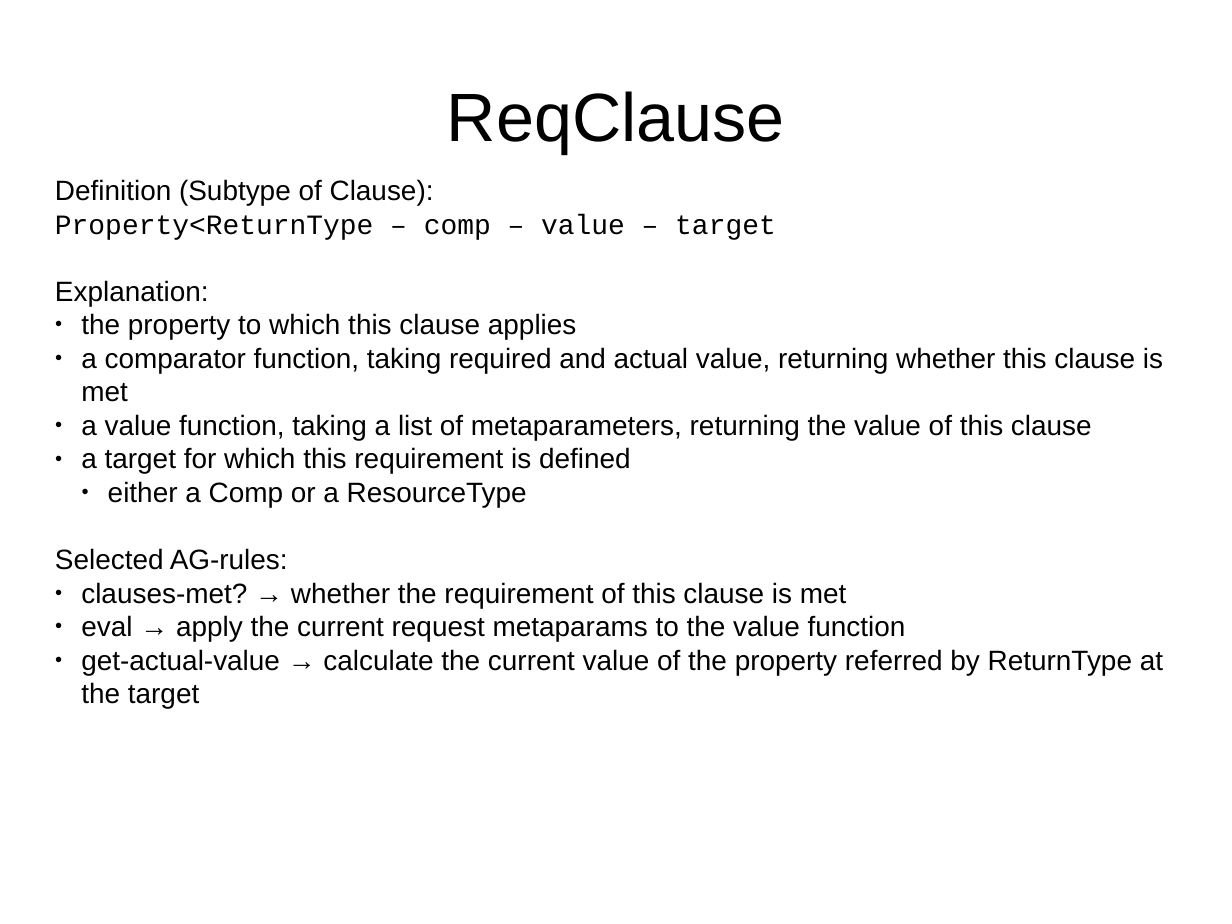
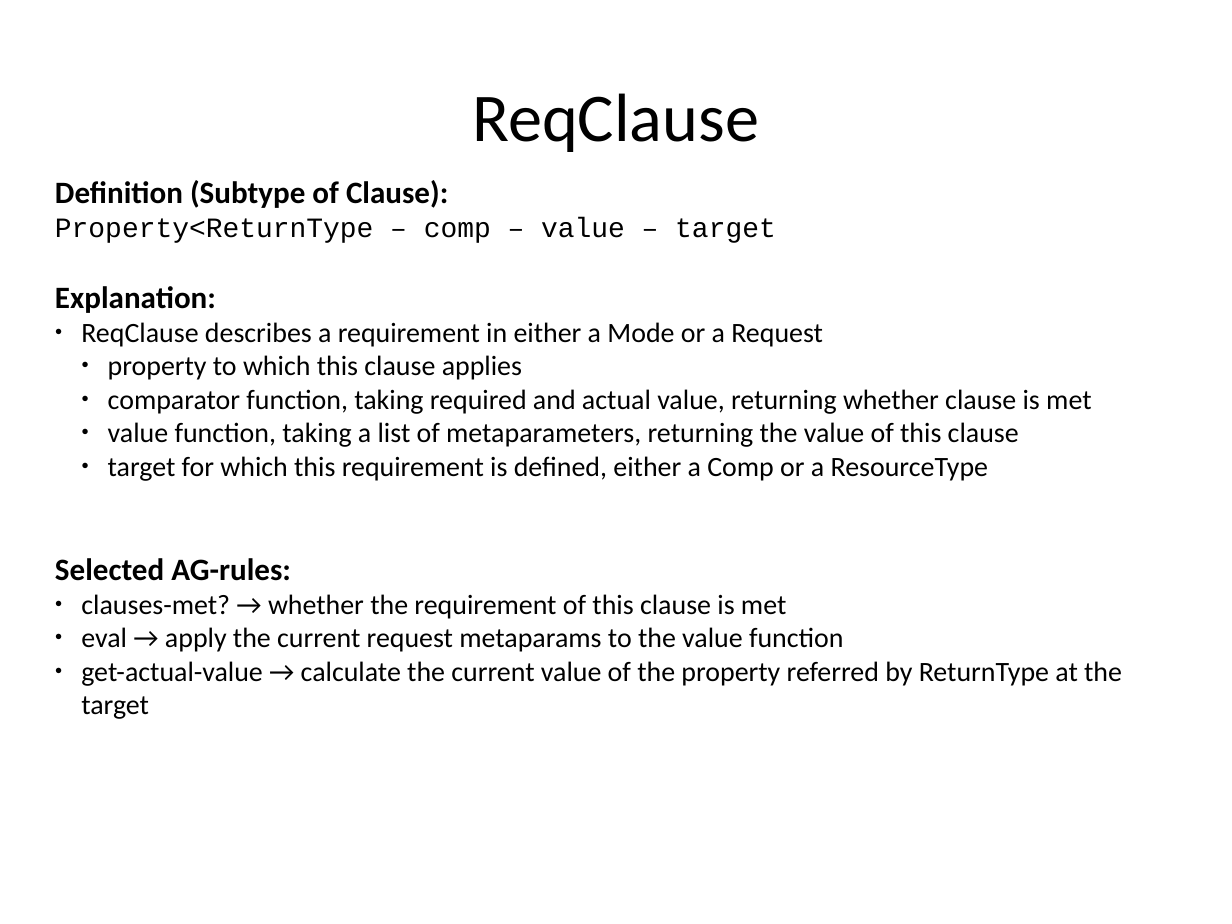
Before and after one commit to rene-schoene/racr-mquat, a slide deck: slide 20 of doc/the-model.odp. Drawn at 1232x924 pixels with LibreOffice and Linux fonts; fonts in the diff are those of the drawing. Boxes give left, top, right and bottom in pixels: in the first picture for what was removed or moved away, otherwise in the second. Text is boxed around its words. In the diff, an @@ line names an element or a change of style, - is before the commit and + after.

Commit message:
Finished detailed docu for AST rules. Switched to Calibri font.

```diff
--- a/doc/the-model.odp
+++ b/doc/the-model.odp
@@ title "ReqClause" at bbox=[472, 93, 759, 152]: font Arial to Calibri @@
@@ text at bbox=[55, 180, 1122, 719]: size 18 to 20 pt, bold on in "Definition (Subtype of Clause):", "Explanation:", "Selected AG-rules:"; font Arial to Calibri in "Definition (Subtype of Clause):", "Explanation:", "Selected AG-rules:", "clauses-met? → whether the requirement of this ..." and 2 more places @@
@@ text at bbox=[81, 322, 1091, 481]: text changed; font Arial to Calibri @@
-● the property to which this clause applies
-● a comparator function, taking required and actual value, returning whether this clause is met
-● a value function, taking a list of metaparameters, returning the value of this clause
-● a target for which this requirement is defined
-  ● either a Comp or a ResourceType
+● ReqClause describes a requirement in either a Mode or a Request
+  ● property to which this clause applies
+  ● comparator function, taking required and actual value, returning whether clause is met
+  ● value function, taking a list of metaparameters, returning the value of this clause
+  ● target for which this requirement is defined, either a Comp or a ResourceType
```
Also in this commit, not shown: 23 other slides changed, 3 slides added, 3 slides removed, 1 other file.
